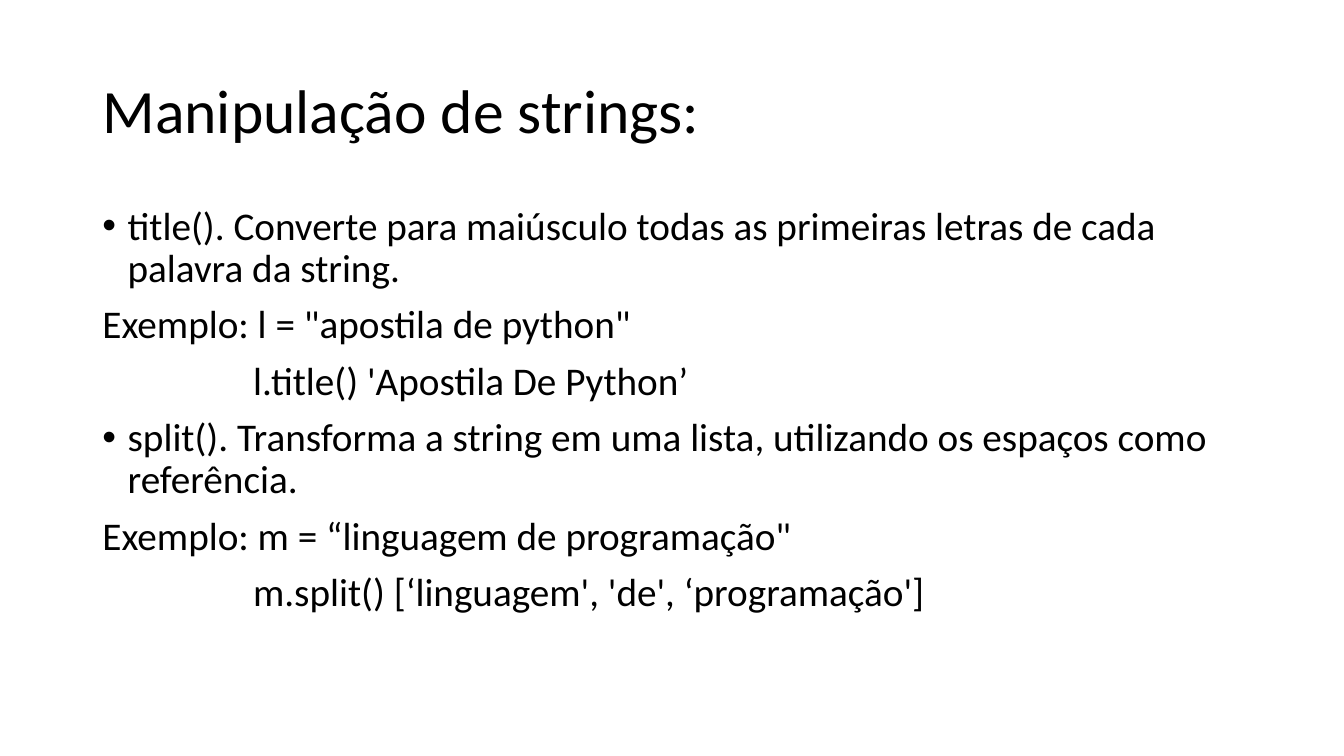
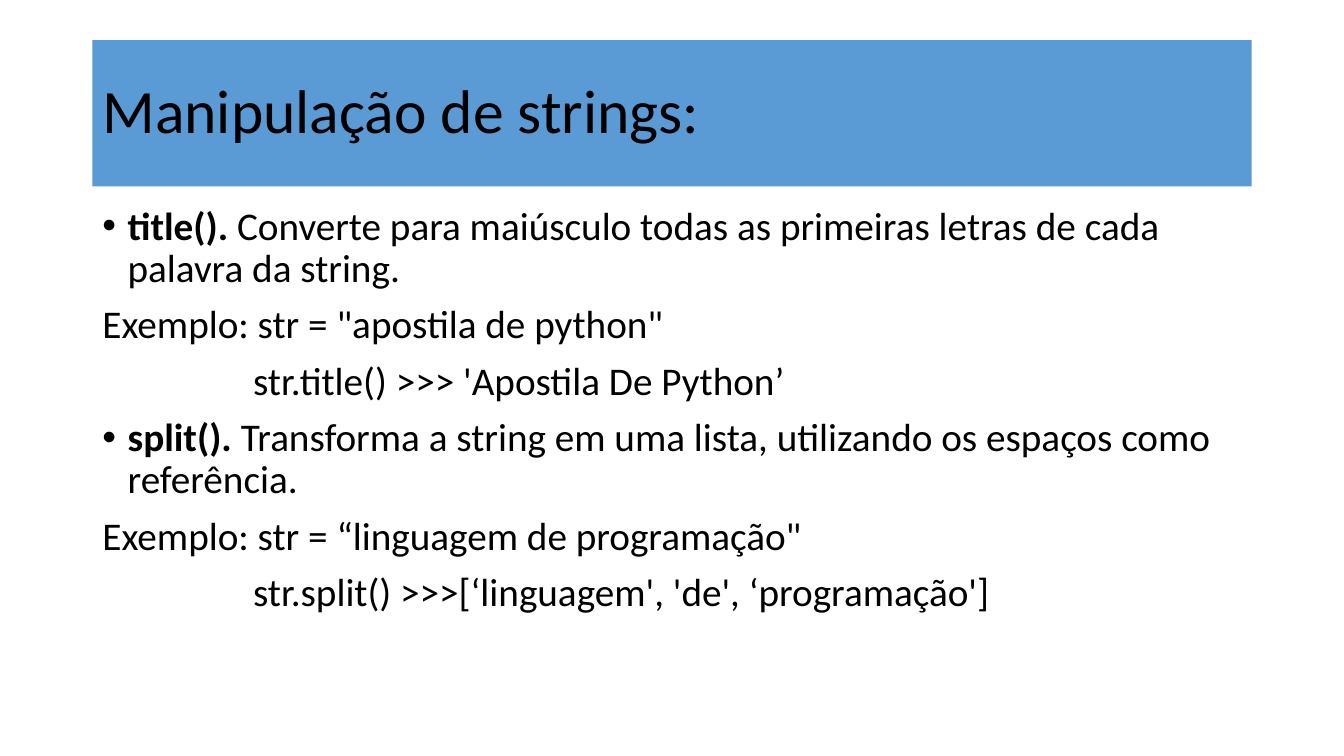
Before and after one commit to dourivaljunior/Curso-de-Python, a slide deck: slide 6 of aula 03 python.pptx. Drawn at 1344x756 pixels with LibreOffice and Linux fonts; fonts in the diff are those of the drawing. Boxes give left, top, right and bottom in pixels: in the first picture for what was removed or moved away, otherwise in the second. Text is boxed around its words. In the diff, an @@ line names an element or a change of style, - is before the commit and + after.

```diff
--- a/aula 03 python.pptx
+++ b/aula 03 python.pptx
@@ title "Manipulação de strings:": place and size @@
-title "Manipulação de strings:" at bbox=[102, 90, 699, 144]
+title "Manipulação de strings:" at bbox=[93, 40, 1252, 187]
@@ title "Manipulação de strings:" at bbox=[93, 40, 1252, 187]: fill none to #5B9BD5 @@
@@ text at bbox=[128, 211, 1210, 494]: bold on in "title().", "split()." @@
@@ text at bbox=[102, 310, 784, 402]: text changed @@
-Exemplo: l = "apostila de python"
-l.title() 'Apostila De Python’
+Exemplo: str = "apostila de python"
+str.title() >>> 'Apostila De Python’
@@ text at bbox=[102, 522, 989, 613]: text changed @@
-Exemplo: m = “linguagem de programação"
-m.split() [‘linguagem', 'de', ‘programação']
+Exemplo: str = “linguagem de programação"
+str.split() >>>[‘linguagem', 'de', ‘programação']
```
Also in this commit, not shown: 45 other slides changed, 13 slides added, 3 slides removed.
